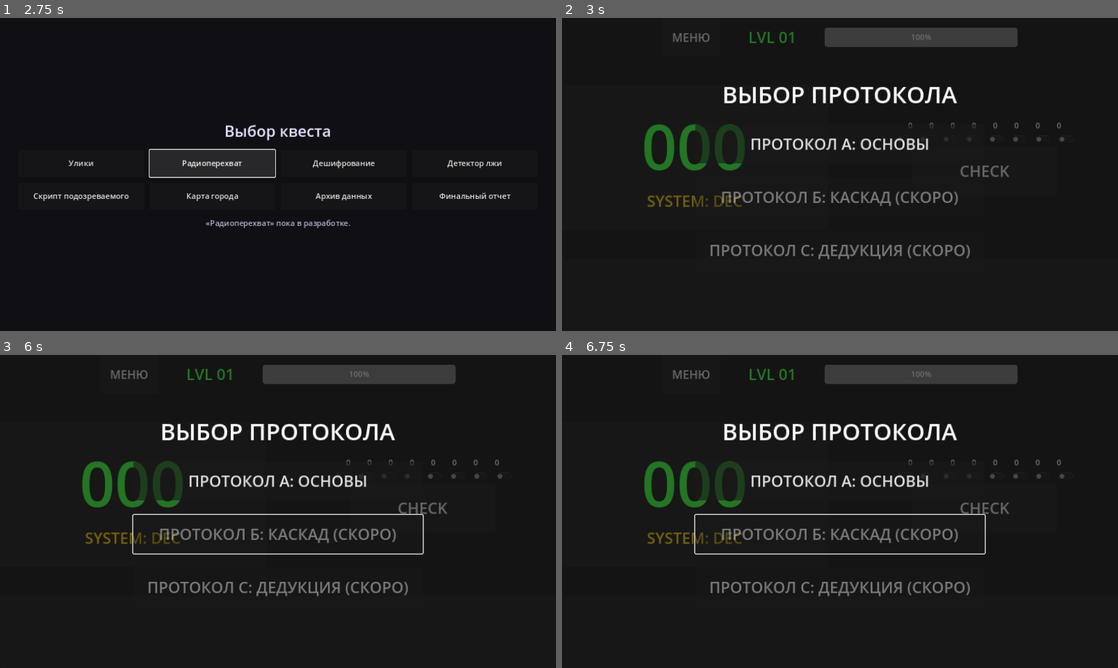
Above: before the commit, frames 1-4 (two rows, left to right).
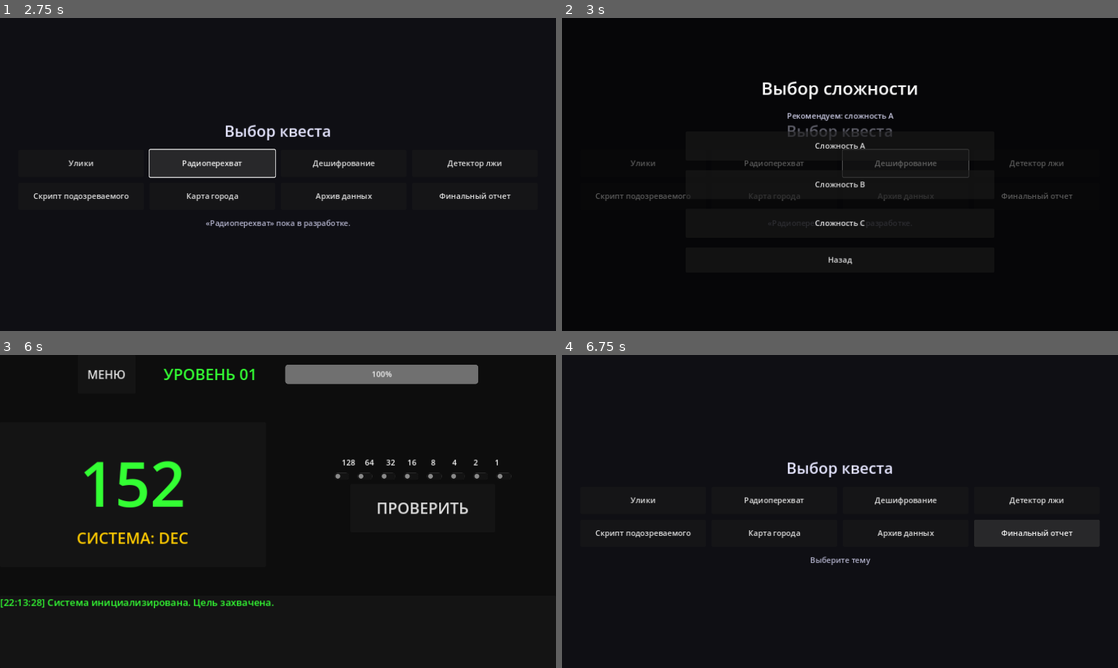
Above: after the commit, the same moments.

Repository: Nurik-dotcom/untmatric
Game: Godot game, scene res://scenes/MainMenu.tscn
Same seed, same stepped clock (60 frames per second), same inputs: the game is played once before the commit and once after it.
Inputs (mouse positions are in pixels of both pictures, inside the frame that each line leads up to):
- Up to frame 1 (2.75 s): click "Start" at 0.5 s; click "Улики" at 1.25 s; click "Радиоперехват" at 2 s
- Up to frame 2 (3 s): click "Дешифрование" at 2.75 s
- Up to frame 3 (6 s): click (127, 373) at 3.5 s, where only the run before the commit has a clickable "МЕНЮ"; click (472, 498) at 4.25 s, where only the run after the commit has a clickable "Детектор лжи"; click (83, 533) at 5 s, where only the run after the commit has a clickable "Скрипт подозреваемого"; click (211, 533) at 5.75 s, where only the run after the commit has a clickable "Карта города"
- Up to frame 4 (6.75 s): click "МЕНЮ" at 6.5 s

Frame 1 is identical in both runs. In frame 2, 9.2% of the frame differs, in the area x 6-92%, y 3-79%; in frame 3, 10%, in the area x 0-91%, y 3-81%; in frame 4, 9.5%.

Commit message:
Modal View

Diff:
--- a/scenes/Decryptor.gd
+++ b/scenes/Decryptor.gd
@@ -10,8 +10,6 @@
 @onready var btn_check = $MainLayout/ContentContainer/RightPanel/ControlButtons/CheckButton
 @onready var log_text = $MainLayout/FeedbackPanel/LogText
 
-# Modal References
-@onready var modal_selection = $ModeSelectionModal
 
 # Game State
 var current_target: int = 0
@@ -44,12 +42,8 @@
 		lbl.custom_minimum_size = Vector2(40, 0)
 		container_labels.add_child(lbl)
 
-	# Show modal on start instead of starting immediately
-	show_mode_selection()
-
-func show_mode_selection():
-	modal_selection.visible = true
-	is_level_active = false
+	# Start immediately (difficulty selection happens in QuestSelect)
+	start_level(0)
 
 func start_level(level_idx):
 	GlobalMetrics.start_level(level_idx)
@@ -171,9 +165,5 @@
 # --- Modal & Menu Callbacks ---
 
 func _on_menu_button_pressed():
-	show_mode_selection()
-
-func _on_complexity_a_pressed():
-	modal_selection.visible = false
-	# Reset or Start Protocol A
-	start_level(0)
+	# Back to quest selection
+	get_tree().change_scene_to_file("res://scenes/QuestSelect.tscn")
--- a/scenes/Decryptor.tscn
+++ b/scenes/Decryptor.tscn
@@ -127,54 +127,5 @@
 bbcode_enabled = true
 scroll_following = true
 
-[node name="ModeSelectionModal" type="Panel" parent="."]
-visible = false
-layout_mode = 1
-anchors_preset = 15
-anchor_right = 1.0
-anchor_bottom = 1.0
-grow_horizontal = 2
-grow_vertical = 2
-
-[node name="CenterContainer" type="CenterContainer" parent="ModeSelectionModal"]
-layout_mode = 1
-anchors_preset = 15
-anchor_right = 1.0
-anchor_bottom = 1.0
-grow_horizontal = 2
-grow_vertical = 2
-
-[node name="VBoxContainer" type="VBoxContainer" parent="ModeSelectionModal/CenterContainer"]
-custom_minimum_size = Vector2(600, 400)
-layout_mode = 2
-theme_override_constants/separation = 30
-
-[node name="Title" type="Label" parent="ModeSelectionModal/CenterContainer/VBoxContainer"]
-layout_mode = 2
-theme_override_font_sizes/font_size = 48
-text = "ВЫБОР ПРОТОКОЛА"
-horizontal_alignment = 1
-
-[node name="BtnComplexityA" type="Button" parent="ModeSelectionModal/CenterContainer/VBoxContainer"]
-custom_minimum_size = Vector2(0, 80)
-layout_mode = 2
-theme_override_font_sizes/font_size = 32
-text = "ПРОТОКОЛ А: ОСНОВЫ"
-
-[node name="BtnComplexityB" type="Button" parent="ModeSelectionModal/CenterContainer/VBoxContainer"]
-custom_minimum_size = Vector2(0, 80)
-layout_mode = 2
-theme_override_font_sizes/font_size = 32
-disabled = true
-text = "ПРОТОКОЛ Б: КАСКАД (СКОРО)"
-
-[node name="BtnComplexityC" type="Button" parent="ModeSelectionModal/CenterContainer/VBoxContainer"]
-custom_minimum_size = Vector2(0, 80)
-layout_mode = 2
-theme_override_font_sizes/font_size = 32
-disabled = true
-text = "ПРОТОКОЛ С: ДЕДУКЦИЯ (СКОРО)"
-
 [connection signal="pressed" from="MainLayout/TopBar/MenuButton" to="." method="_on_menu_button_pressed"]
 [connection signal="pressed" from="MainLayout/ContentContainer/RightPanel/ControlButtons/CheckButton" to="." method="_on_check_button_pressed"]
-[connection signal="pressed" from="ModeSelectionModal/CenterContainer/VBoxContainer/BtnComplexityA" to="." method="_on_complexity_a_pressed"]
--- a/scenes/QuestSelect.gd
+++ b/scenes/QuestSelect.gd
@@ -14,6 +14,13 @@
 
 const STATUS_FORMAT = "\u00ab%s\u00bb \u043f\u043e\u043a\u0430 \u0432 \u0440\u0430\u0437\u0440\u0430\u0431\u043e\u0442\u043a\u0435."
 
+const MODAL_TITLE = "\u0412\u044b\u0431\u043e\u0440 \u0441\u043b\u043e\u0436\u043d\u043e\u0441\u0442\u0438"
+const MODAL_HINT_FORMAT = "\u0420\u0435\u043a\u043e\u043c\u0435\u043d\u0434\u0443\u0435\u043c: \u0441\u043b\u043e\u0436\u043d\u043e\u0441\u0442\u044c %s"
+const COMPLEXITY_A_TEXT = "\u0421\u043b\u043e\u0436\u043d\u043e\u0441\u0442\u044c A"
+const COMPLEXITY_B_TEXT = "\u0421\u043b\u043e\u0436\u043d\u043e\u0441\u0442\u044c B"
+const COMPLEXITY_C_TEXT = "\u0421\u043b\u043e\u0436\u043d\u043e\u0441\u0442\u044c C"
+const MODAL_BACK_TEXT = "\u041d\u0430\u0437\u0430\u0434"
+
 @onready var title_label = $Main/Title
 @onready var status_label = $Main/StatusLabel
 
@@ -25,6 +32,17 @@
 @onready var btn_city = $Main/GridCenter/Grid/CityMapButton
 @onready var btn_archive = $Main/GridCenter/Grid/DataArchiveButton
 @onready var btn_report = $Main/GridCenter/Grid/FinalReportButton
+
+@onready var modal = $ModeSelectionModal
+@onready var modal_title = $ModeSelectionModal/ModalCenter/ModalBox/ModalTitle
+@onready var modal_hint = $ModeSelectionModal/ModalCenter/ModalBox/ModalHint
+@onready var btn_complexity_a = $ModeSelectionModal/ModalCenter/ModalBox/BtnComplexityA
+@onready var btn_complexity_b = $ModeSelectionModal/ModalCenter/ModalBox/BtnComplexityB
+@onready var btn_complexity_c = $ModeSelectionModal/ModalCenter/ModalBox/BtnComplexityC
+@onready var btn_modal_close = $ModeSelectionModal/ModalCenter/ModalBox/BtnClose
+
+var pending_topic: String = ""
+var recommended_complexity: String = "A"
 
 func _ready():
 	title_label.text = TITLE_TEXT
@@ -39,6 +57,12 @@
 	btn_archive.text = TOPIC_ARCHIVE
 	btn_report.text = TOPIC_REPORT
 
+	modal_title.text = MODAL_TITLE
+	btn_complexity_a.text = COMPLEXITY_A_TEXT
+	btn_complexity_b.text = COMPLEXITY_B_TEXT
+	btn_complexity_c.text = COMPLEXITY_C_TEXT
+	btn_modal_close.text = MODAL_BACK_TEXT
+
 	btn_clues.pressed.connect(_on_topic_pressed.bind(TOPIC_CLUES))
 	btn_radio.pressed.connect(_on_topic_pressed.bind(TOPIC_RADIO))
 	btn_decryptor.pressed.connect(_on_topic_pressed.bind(TOPIC_DECRYPTOR))
@@ -48,9 +72,29 @@
 	btn_archive.pressed.connect(_on_topic_pressed.bind(TOPIC_ARCHIVE))
 	btn_report.pressed.connect(_on_topic_pressed.bind(TOPIC_REPORT))
 
+	btn_complexity_a.pressed.connect(_on_complexity_pressed.bind("A"))
+	btn_complexity_b.pressed.connect(_on_complexity_pressed.bind("B"))
+	btn_complexity_c.pressed.connect(_on_complexity_pressed.bind("C"))
+	btn_modal_close.pressed.connect(_hide_modal)
+
 func _on_topic_pressed(topic_name: String):
 	if topic_name == TOPIC_DECRYPTOR:
-		get_tree().change_scene_to_file("res://scenes/Decryptor.tscn")
+		pending_topic = topic_name
+		recommended_complexity = "A"
+		_show_modal()
 		return
 
 	status_label.text = STATUS_FORMAT % topic_name
+
+func _show_modal():
+	modal_hint.text = MODAL_HINT_FORMAT % recommended_complexity
+	modal.visible = true
+
+func _hide_modal():
+	modal.visible = false
+
+func _on_complexity_pressed(level: String):
+	GlobalMetrics.selected_complexity = level
+	_hide_modal()
+	# Only decryptor is implemented for now
+	get_tree().change_scene_to_file("res://scenes/Decryptor.tscn")
--- a/scenes/QuestSelect.tscn
+++ b/scenes/QuestSelect.tscn
@@ -100,3 +100,67 @@
 theme_override_colors/font_color = Color(0.7, 0.7, 0.8, 1)
 text = "Choose a topic"
 horizontal_alignment = 1
+
+[node name="ModeSelectionModal" type="Control" parent="."]
+visible = false
+layout_mode = 1
+anchors_preset = 15
+anchor_right = 1.0
+anchor_bottom = 1.0
+grow_horizontal = 2
+grow_vertical = 2
+
+[node name="Dim" type="ColorRect" parent="ModeSelectionModal"]
+layout_mode = 1
+anchors_preset = 15
+anchor_right = 1.0
+anchor_bottom = 1.0
+grow_horizontal = 2
+grow_vertical = 2
+color = Color(0, 0, 0, 0.6)
+
+[node name="ModalCenter" type="CenterContainer" parent="ModeSelectionModal"]
+layout_mode = 1
+anchors_preset = 15
+anchor_right = 1.0
+anchor_bottom = 1.0
+grow_horizontal = 2
+grow_vertical = 2
+
+[node name="ModalBox" type="VBoxContainer" parent="ModeSelectionModal/ModalCenter"]
+custom_minimum_size = Vector2(640, 420)
+layout_mode = 2
+theme_override_constants/separation = 20
+alignment = 1
+
+[node name="ModalTitle" type="Label" parent="ModeSelectionModal/ModalCenter/ModalBox"]
+layout_mode = 2
+theme_override_font_sizes/font_size = 36
+text = "Select Difficulty"
+horizontal_alignment = 1
+
+[node name="ModalHint" type="Label" parent="ModeSelectionModal/ModalCenter/ModalBox"]
+layout_mode = 2
+theme_override_colors/font_color = Color(0.8, 0.8, 0.9, 1)
+text = "Recommended: A"
+horizontal_alignment = 1
+
+[node name="BtnComplexityA" type="Button" parent="ModeSelectionModal/ModalCenter/ModalBox"]
+custom_minimum_size = Vector2(0, 60)
+layout_mode = 2
+text = "Complexity A"
+
+[node name="BtnComplexityB" type="Button" parent="ModeSelectionModal/ModalCenter/ModalBox"]
+custom_minimum_size = Vector2(0, 60)
+layout_mode = 2
+text = "Complexity B"
+
+[node name="BtnComplexityC" type="Button" parent="ModeSelectionModal/ModalCenter/ModalBox"]
+custom_minimum_size = Vector2(0, 60)
+layout_mode = 2
+text = "Complexity C"
+
+[node name="BtnClose" type="Button" parent="ModeSelectionModal/ModalCenter/ModalBox"]
+custom_minimum_size = Vector2(0, 52)
+layout_mode = 2
+text = "Back"
--- a/scripts/GlobalMetrics.gd
+++ b/scripts/GlobalMetrics.gd
@@ -13,6 +13,7 @@
 var stability: float = 100.0
 var current_level_index: int = 0
 var current_mode: String = "DEC" # DEC, OCT, HEX
+var selected_complexity: String = "A"
 
 # Anti-Spam / Shields
 var check_timestamps: Array[float] = []
